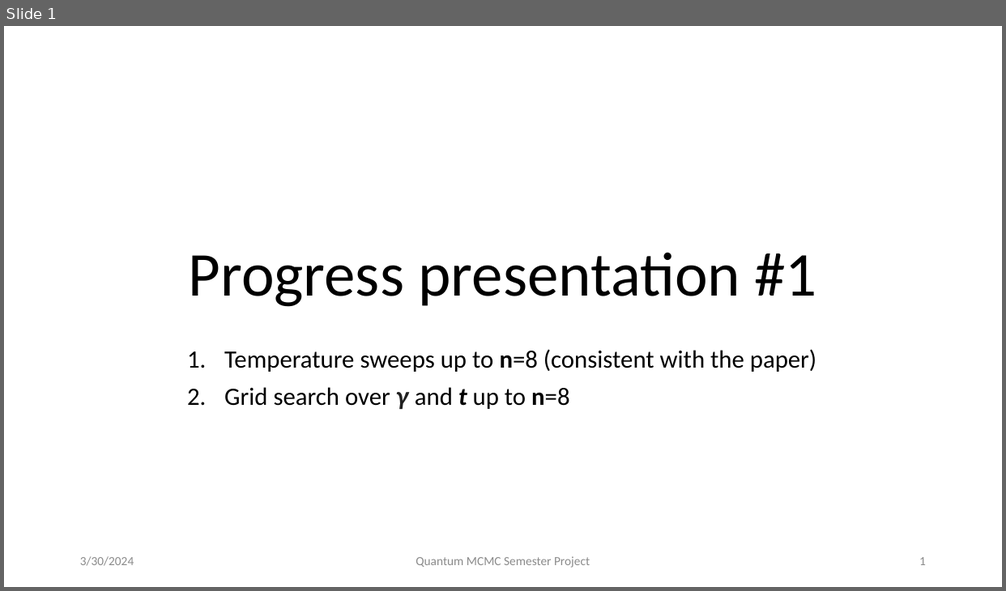
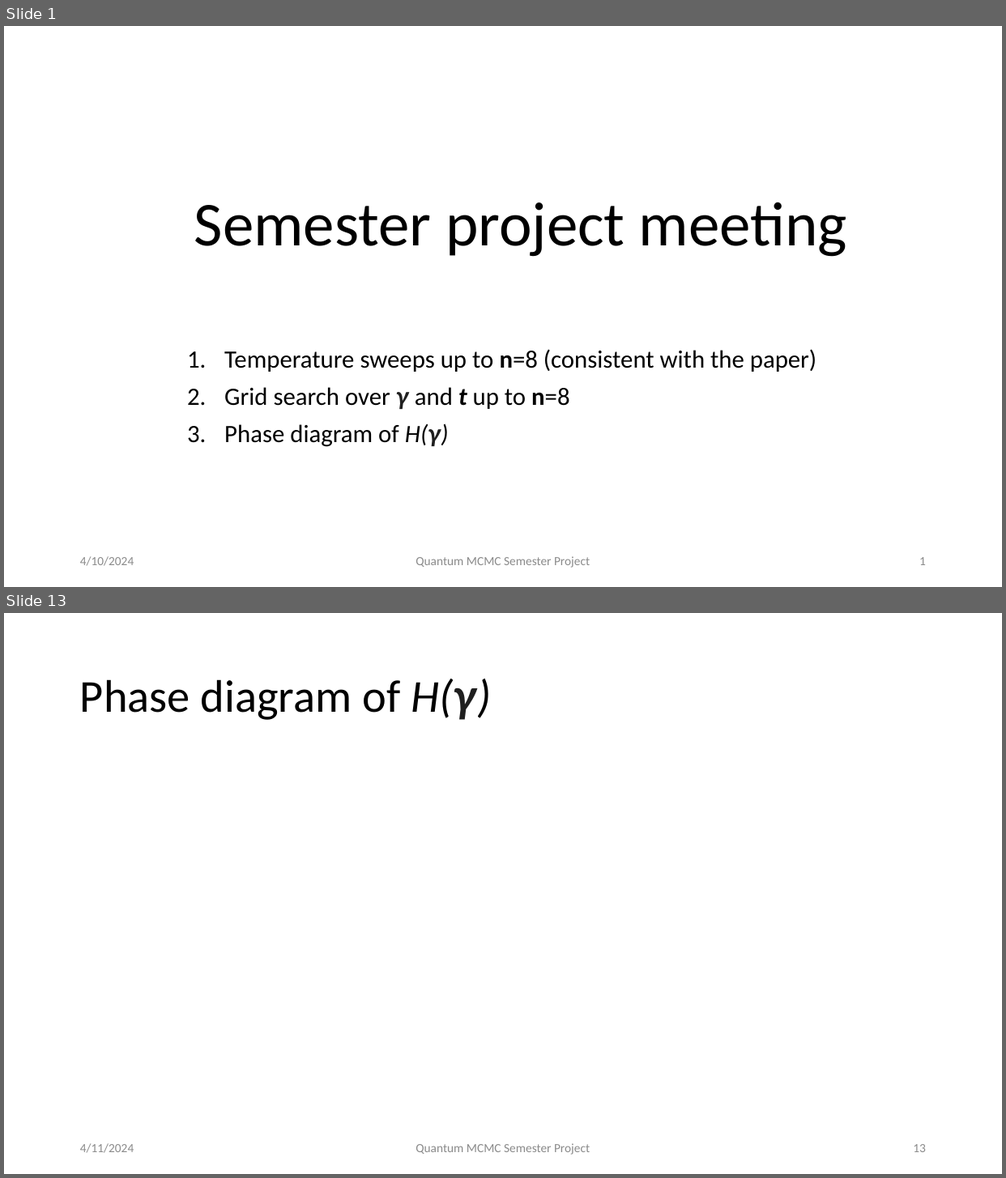
Before and after one commit to petr-ivashkov/quantum-mcmc, a slide deck: slides/progress_presentation_1.pptx. Shown one above the other, each under a label of ours: slide 1 before the commit, slides 1 and 13 after it; the slides between them are not shown. The pictures are 1006x591 and 1006x1178 pixels, drawn with LibreOffice and Linux fonts; fonts in the diff are those of the drawing. Boxes give left, top, right and bottom in pixels: in the first picture for what was removed or moved away, otherwise in the second. Text is boxed around its words. In the diff, an @@ line names an element or a change of style, - is before the commit and + after.

```diff
--- a/slides/progress_presentation_1.pptx
+++ b/slides/progress_presentation_1.pptx
@@ slide 13 added at box(4, 613, 1002, 1174), background #FFFFFF @@
@@ title added at box(80, 679, 492, 720), 44 pt, text #000000 @@
+Phase diagram of H(γ)
@@ text added at box(80, 1144, 134, 1153), 12 pt, text #8C8C8C @@
+4/11/2024
@@ text added at box(415, 1144, 590, 1155), 12 pt, text #8C8C8C @@
+Quantum MCMC Semester Project
@@ page number added at box(913, 1144, 926, 1152), 12 pt, text #8C8C8C @@
+13
@@ slide 1 changed as well @@
@@ title at box(194, 202, 847, 257): text changed @@
-Progress presentation #1
+Semester project meeting
@@ subtitle at box(224, 424, 449, 447): paragraph added @@
+3. Phase diagram of H(γ)
@@ text at box(80, 557, 134, 566): text changed @@
-3/30/2024
+4/10/2024
```
Also in this commit, not shown: 13 other slides changed, 6 other slides added, 5 other files.
